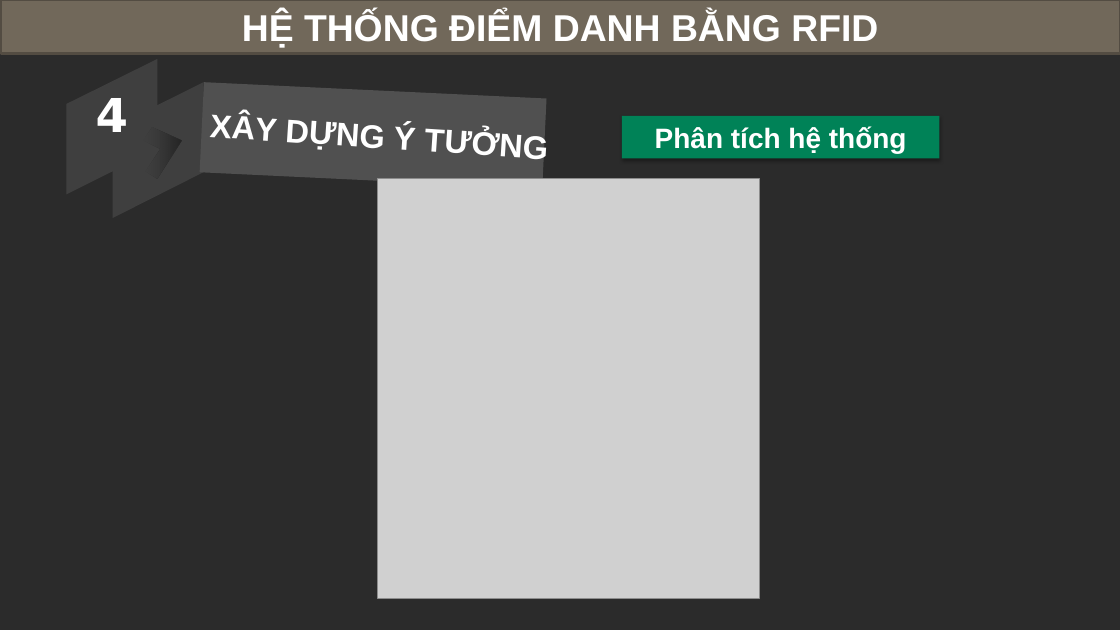
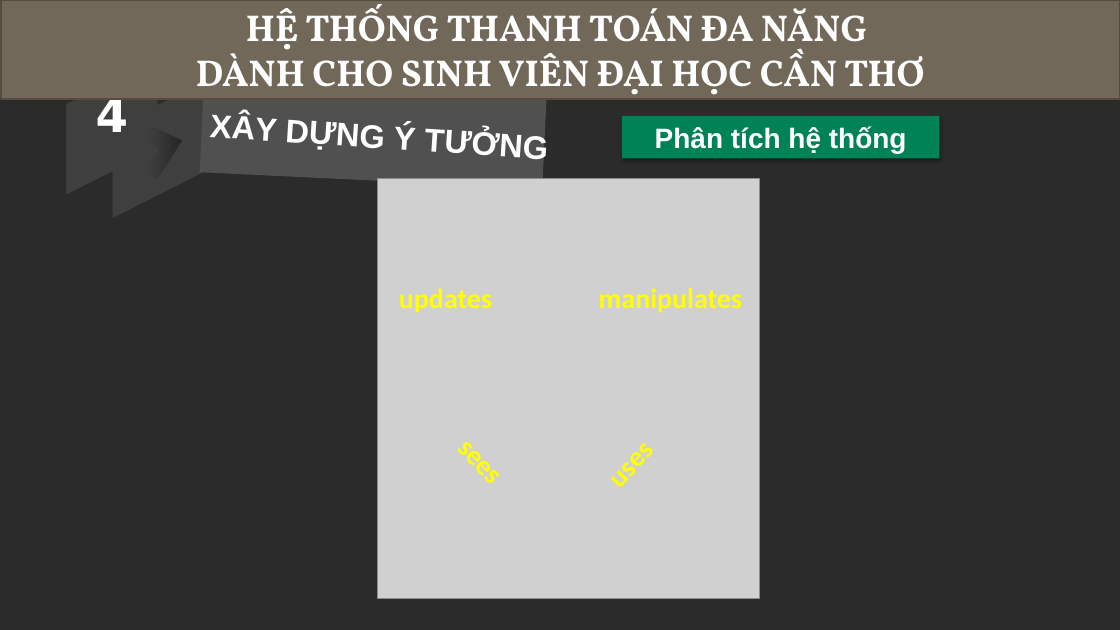
Before and after one commit to iblisbuu/TSV2018-26, a slide deck: slide 19 of documents/Thuyettrinh.pptx (slide 27 before the commit). Drawn at 1120x630 pixels with LibreOffice and Linux fonts; fonts in the diff are those of the drawing; grey boxes stand for pictures; background and template pictures are left out; a plain dark background stands for a picture behind light text. Boxes give left, top, right and bottom in pixels: in the first picture for what was removed or moved away, otherwise in the second. Text is boxed around its words. In the diff, an @@ line names an element or a change of style, - is before the commit and + after.

```diff
--- a/documents/Thuyettrinh.pptx
+++ b/documents/Thuyettrinh.pptx
@@ rectangle added at <box>1,0,1120,99</box>, fill #71685A, outline #544D43 2 pt, 32 pt, text #FFFFFF, bold @@
+HỆ THỐNG THANH TOÁN ĐA NĂNG
+DÀNH CHO SINH VIÊN ĐẠI HỌC CẦN THƠ
@@ text added at <box>399,288,492,313</box>, 24 pt, text #FFFF00, bold @@
+updates
@@ text added at <box>599,288,742,313</box>, 24 pt, text #FFFF00, bold @@
+manipulates
@@ text added at <box>443,422,520,499</box>, 24 pt, text #FFFF00, bold @@
+sees
@@ text added at <box>590,424,667,502</box>, 24 pt, text #FFFF00, bold @@
+uses
```
Also in this commit, not shown: 28 other slides changed, 1 slide added, 11 slides removed.
